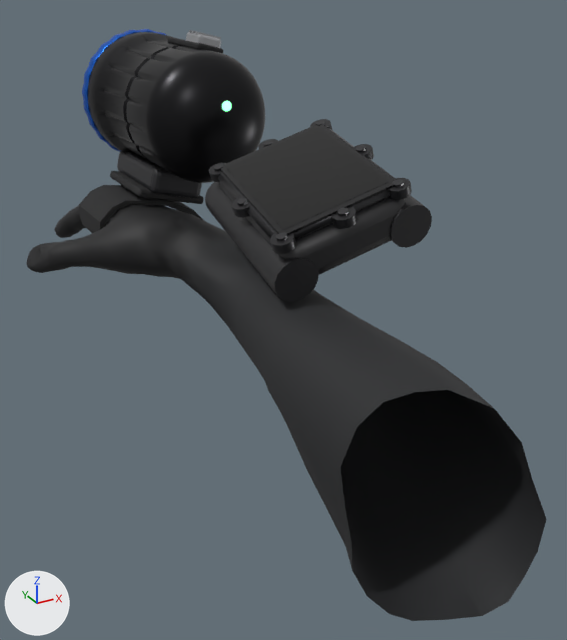
One commit to the glTF model viewer/public/diver/diver-arm.glb: the scene before it, then after it.
Both versions are drawn from a 50 mm lens placed at (0.047, 0.076, -0.027), pointed at (0.183, 0.324, -0.151). Every picture has the same lights, and +X, +Y and +Z are marked at lower left. The first picture is the older version. Where no turn or scale is listed for an object, it has been applied to the vertices.

Names of what the first picture shows: 'computer-bar', 'computer-bar.001', 'computer-bezel', 'computer-boss', 'computer-boss.001', 'computer-boss.002', 'computer-boss.003', 'computer-boss.004', 'computer-boss.005', 'computer-boss.006', 'computer-boss.007', 'computer-case', 'computer-glass', 'computer-screen', 'computer-screw', 'computer-screw.001', 'computer-screw.002', 'computer-screw.005', 'computer-screw.006', 'computer-screw.007', 'dive-light', 'diver-arm', 'strap' and 2 more.
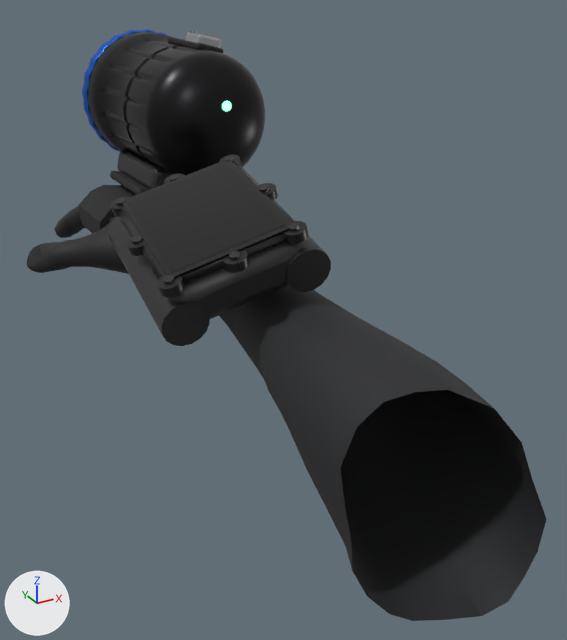
Commit message: Diver's arm: the computer on the side of the forearm facing the eye (centred as seen)

Where the change shows, as pixel boxes [x1, y1, x2, y2] in the pictures (567 x 640 px):
```json
{"object": "computer-screen", "change": "moved, turned", "before": [226, 127, 388, 230], "after": [128, 163, 285, 272]}
{"object": "computer-case", "change": "moved, turned", "before": [220, 182, 405, 275], "after": [123, 221, 303, 319]}
{"object": "computer-bar.001", "change": "moved", "before": [205, 182, 318, 302], "after": [108, 217, 210, 346]}
{"object": "computer-glass", "change": "moved, turned", "before": [221, 125, 394, 235], "after": [122, 160, 291, 278]}
{"object": "computer-bar", "change": "moved", "before": [390, 195, 432, 248], "after": [249, 174, 331, 292]}
{"object": "computer-bezel", "change": "moved", "before": [217, 127, 395, 240], "after": [119, 163, 293, 283], "on screen": "mostly hidden"}
{"object": "computer-boss.001", "change": "moved", "before": [270, 232, 297, 254], "after": [157, 274, 185, 297]}
{"object": "computer-boss.006", "change": "moved", "before": [331, 206, 357, 229], "after": [223, 250, 250, 273]}
{"object": "computer-boss", "change": "moved", "before": [388, 178, 412, 200], "after": [283, 221, 309, 244]}
{"object": "computer-boss.004", "change": "moved", "before": [232, 196, 252, 218], "after": [126, 234, 146, 256]}
{"object": "computer-boss.005", "change": "moved", "before": [353, 144, 374, 160], "after": [257, 183, 278, 200]}
{"object": "computer-boss.003", "change": "moved", "before": [209, 163, 226, 182], "after": [111, 197, 130, 217]}
{"object": "computer-boss.002", "change": "moved", "before": [310, 119, 332, 129], "after": [219, 155, 242, 167]}
{"object": "computer-screw.001", "change": "moved", "before": [276, 232, 287, 241], "after": [163, 275, 175, 284]}
{"object": "computer-screw.006", "change": "moved", "before": [338, 207, 349, 216], "after": [229, 251, 240, 260]}
{"object": "computer-screw", "change": "moved", "before": [392, 179, 404, 188], "after": [289, 223, 300, 231]}
{"object": "computer-screw.005", "change": "moved", "before": [356, 145, 366, 153], "after": [259, 184, 270, 192]}
{"object": "computer-boss.007", "change": "moved", "before": [258, 139, 278, 149], "after": [164, 174, 185, 183]}
{"object": "computer-screw.007", "change": "moved", "before": [264, 140, 273, 147], "after": [170, 175, 179, 181]}
{"object": "computer-screw.002", "change": "moved", "before": [316, 120, 325, 125], "after": [225, 156, 234, 161]}
```

The change, as JSON lines over the scene's bpy script:
```json
{"op": "set", "path": "ob_computer_bar.location", "old": "(0.2114, 0.3136, -0.0987)", "new": "(0.1741, 0.3184, -0.1097)"}
{"op": "set", "path": "ob_computer_bar_001.location", "old": "(0.1699, 0.3192, -0.1127)", "new": "(0.132, 0.3237, -0.1222)"}
{"op": "set", "path": "ob_computer_bezel.location", "old": "(0.1863, 0.3144, -0.0934)", "new": "(0.1491, 0.319, -0.1035)"}
{"op": "set", "path": "ob_computer_boss.location", "old": "(0.2047, 0.2833, -0.0919)", "new": "(0.1678, 0.288, -0.1028)"}
{"op": "set", "path": "ob_computer_boss_001.location", "old": "(0.1638, 0.2888, -0.1057)", "new": "(0.1264, 0.2933, -0.1151)"}
{"op": "set", "path": "ob_computer_boss_002.location", "old": "(0.2087, 0.34, -0.0812)", "new": "(0.1719, 0.3446, -0.092)"}
{"op": "set", "path": "ob_computer_boss_003.location", "old": "(0.1678, 0.3455, -0.0949)", "new": "(0.1304, 0.3499, -0.1043)"}
{"op": "set", "path": "ob_computer_boss_004.location", "old": "(0.1639, 0.3174, -0.101)", "new": "(0.1265, 0.3218, -0.1103)"}
{"op": "set", "path": "ob_computer_boss_005.location", "old": "(0.2087, 0.3114, -0.0859)", "new": "(0.1718, 0.3161, -0.0968)"}
{"op": "set", "path": "ob_computer_boss_006.location", "old": "(0.1841, 0.2844, -0.0991)", "new": "(0.147, 0.289, -0.1092)"}
{"op": "set", "path": "ob_computer_boss_007.location", "old": "(0.1884, 0.3444, -0.0877)", "new": "(0.1513, 0.3489, -0.0978)"}
{"op": "set", "path": "ob_computer_case.location", "old": "(0.1895, 0.3159, -0.1025)", "new": "(0.152, 0.3205, -0.1128)"}
{"op": "set", "path": "ob_computer_case.rotation_euler", "old": "(-0.328, -0.187, 1.5)", "new": "(-0.291, -0.187, 1.5)", "note": "degrees (-19, -11, 86) -> degrees (-17, -11, 86)"}
{"op": "set", "path": "ob_computer_glass.location", "old": "(0.1856, 0.3141, -0.0916)", "new": "(0.1485, 0.3186, -0.1017)"}
{"op": "set", "path": "ob_computer_glass.rotation_euler", "old": "(-0.328, -0.187, 1.5)", "new": "(-0.291, -0.187, 1.5)", "note": "degrees (-19, -11, 86) -> degrees (-17, -11, 86)"}
{"op": "set", "path": "ob_computer_screen.location", "old": "(0.1855, 0.314, -0.0911)", "new": "(0.1484, 0.3186, -0.1012)"}
{"op": "set", "path": "ob_computer_screen.rotation_euler", "old": "(-0.328, -0.187, 1.5)", "new": "(-0.291, -0.187, 1.5)", "note": "degrees (-19, -11, 86) -> degrees (-17, -11, 86)"}
{"op": "set", "path": "ob_computer_screw.location", "old": "(0.204, 0.283, -0.09)", "new": "(0.1672, 0.2877, -0.1008)"}
{"op": "set", "path": "ob_computer_screw_001.location", "old": "(0.1631, 0.2885, -0.1037)", "new": "(0.1258, 0.2929, -0.1131)"}
{"op": "set", "path": "ob_computer_screw_002.location", "old": "(0.208, 0.3396, -0.0792)", "new": "(0.1712, 0.3443, -0.09)"}
{"op": "set", "path": "ob_computer_screw_005.location", "old": "(0.2079, 0.311, -0.0839)", "new": "(0.1711, 0.3157, -0.0948)"}
{"op": "set", "path": "ob_computer_screw_006.location", "old": "(0.1834, 0.2841, -0.0972)", "new": "(0.1464, 0.2886, -0.1072)"}
{"op": "set", "path": "ob_computer_screw_007.location", "old": "(0.1877, 0.3441, -0.0858)", "new": "(0.1506, 0.3486, -0.0958)"}
```
